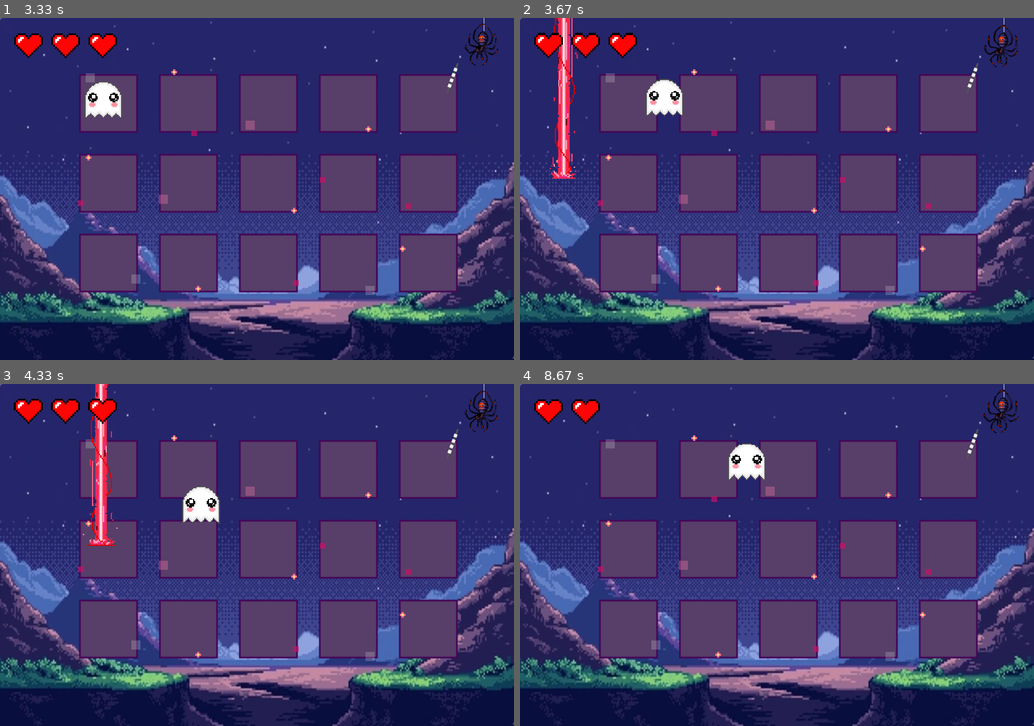
Above: before the commit, frames 1-4 (two rows, left to right).
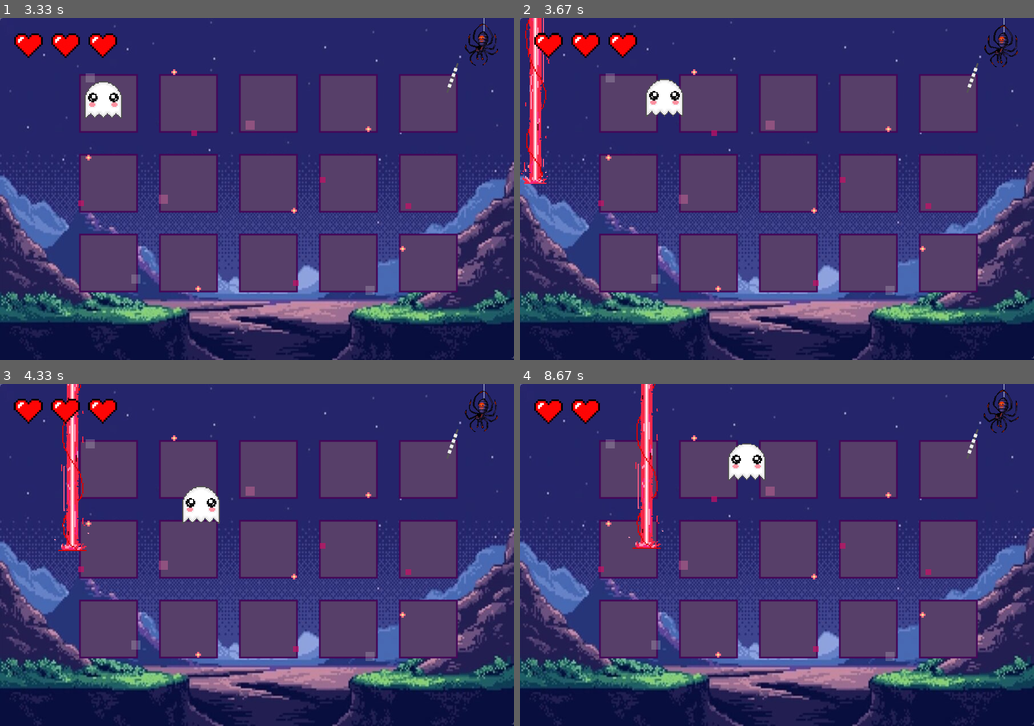
Above: after the commit, the same moments.

Repository: maryy127/pygame-project
Game: pygame game, started from main.py
The game is run twice, just before and just after one commit, with the same random seed, the same clock (stepped at 60 frames per second) and the same inputs.
Inputs:
- Up to frame 1 (3.33 s): hold Right 0.33-0.8 s; hold Up 0.83-1.13 s; hold Right 1.17-1.63 s; hold Left 1.67-2.2 s; hold Down 2.23-2.53 s; hold Left 2.57-2.97 s; hold Up from 3 s (still down)
- Up to frame 2 (3.67 s): release Up at 3.37 s; hold Right from 3.4 s (still down)
- Up to frame 3 (4.33 s): release Right at 4.03 s; hold Down from 4.07 s (still down)
- Up to frame 4 (8.67 s): release Down at 4.43 s; hold Left 4.47-4.93 s; hold Right 4.97-5.43 s; hold Up 5.47-5.77 s; hold Right 5.8-6.27 s; hold Left 6.3-6.83 s; hold Down 6.87-7.17 s; hold Left 7.2-7.6 s; hold Up 7.63-8 s; hold Right from 8.03 s (still down)

Frame 1 is identical in both runs. In frame 2, 2.4% of the frame differs, in the area x 0-12%, y 0-49%; in frame 3, 2.2%; in frame 4, 1.2%.

Commit message:
ииппр

Diff:
--- a/functions.py
+++ b/functions.py
@@ -1,4 +1,6 @@
 import pygame
+from random import randint
+
 class Laser:
     def __init__(self, x0, y0, width, height, speed, frame_paths, frame_duration=100):
         """
@@ -19,7 +21,8 @@
         self.speed = speed
         self.angle = 0
         self.x, self.y = x0, y0
-
+        self.last_offset_time = pygame.time.get_ticks()
+        self.offset = 0
         # load animation frames
         self.frames = [pygame.image.load(path).convert_alpha() for path in frame_paths]
         self.frame_duration = frame_duration
@@ -27,31 +30,32 @@
         self.last_frame_time = pygame.time.get_ticks()
 
     def update(self, dt):
-        # advance along perimeter
+        now = pygame.time.get_ticks()
+
+        if now - self.last_offset_time >= 1500:
+            self.offset = randint(10, 90)
+            self.last_offset_time = now
+
         self.pos = (self.pos + self.speed * dt / 1000) % self.perim
+        p = self.pos
 
-        # compute position and inward angle
-        p = self.pos
-        # inward angles: top->down(90), right->left(180), bottom->up(270), left->right(0)
         if p < self.w:
             self.x = self.x0 + p
-            self.y = self.y0
+            self.y = self.y0 + self.offset
             self.angle = 90
         elif p < self.w + self.h:
-            self.x = self.x0 + self.w
+            self.x = self.x0 + self.w - self.offset
             self.y = self.y0 + (p - self.w)
             self.angle = 0
         elif p < 2 * self.w + self.h:
             self.x = self.x0 + (self.w - (p - self.w - self.h))
-            self.y = self.y0 + self.h
+            self.y = self.y0 + self.h - self.offset
             self.angle = 270
         else:
-            self.x = self.x0
+            self.x = self.x0 + self.offset
             self.y = self.y0 + (self.h - (p - 2 * self.w - self.h))
             self.angle = 180
 
-        # update animation frame
-        now = pygame.time.get_ticks()
         if now - self.last_frame_time >= self.frame_duration:
             self.current_frame = (self.current_frame + 1) % len(self.frames)
             self.last_frame_time = now
--- a/main.py
+++ b/main.py
@@ -61,8 +61,9 @@
 he_x = 20
 # laser pashalko))))))))))))))))
 laser_list = [f'laser/frame-{i}.gif' for i in range(1, 5)]
-laser = Laser(50, 50, 660, 380, 150, laser_list, 130)
+laser = Laser(0, 0, 900, 600, 150, laser_list, 130)
 colider_fl = False
+new_laser = 0
 # Игровой цикл и флаг выполнения программы
 laser_fl = False
 game_run = True
@@ -168,6 +169,10 @@
             lives_c -= 1
             laser_fl = False
             colider_fl = True
+            new_laser = current_time
+
+        if current_time - new_laser >= 3700:
+            colider_fl = False
         screen.blit(bg_game, (0, 0))
         screen.blit(squares_game, (0, 0))
         screen.blit(spider_list[num_frame_spider], (800, 0))
